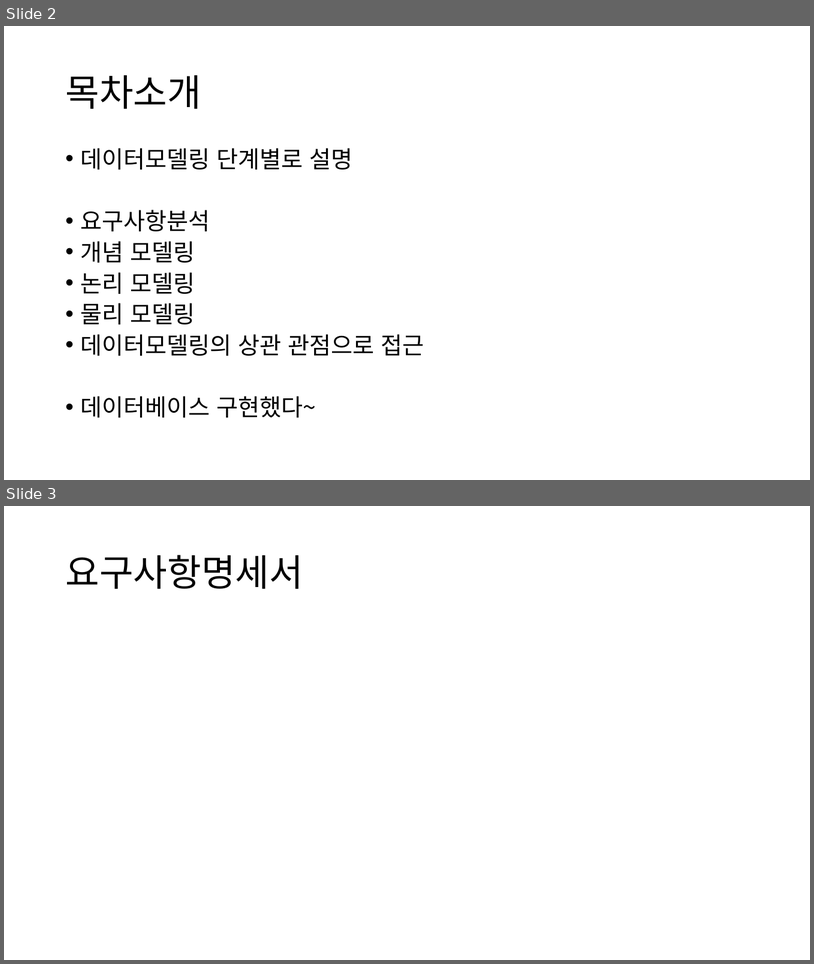
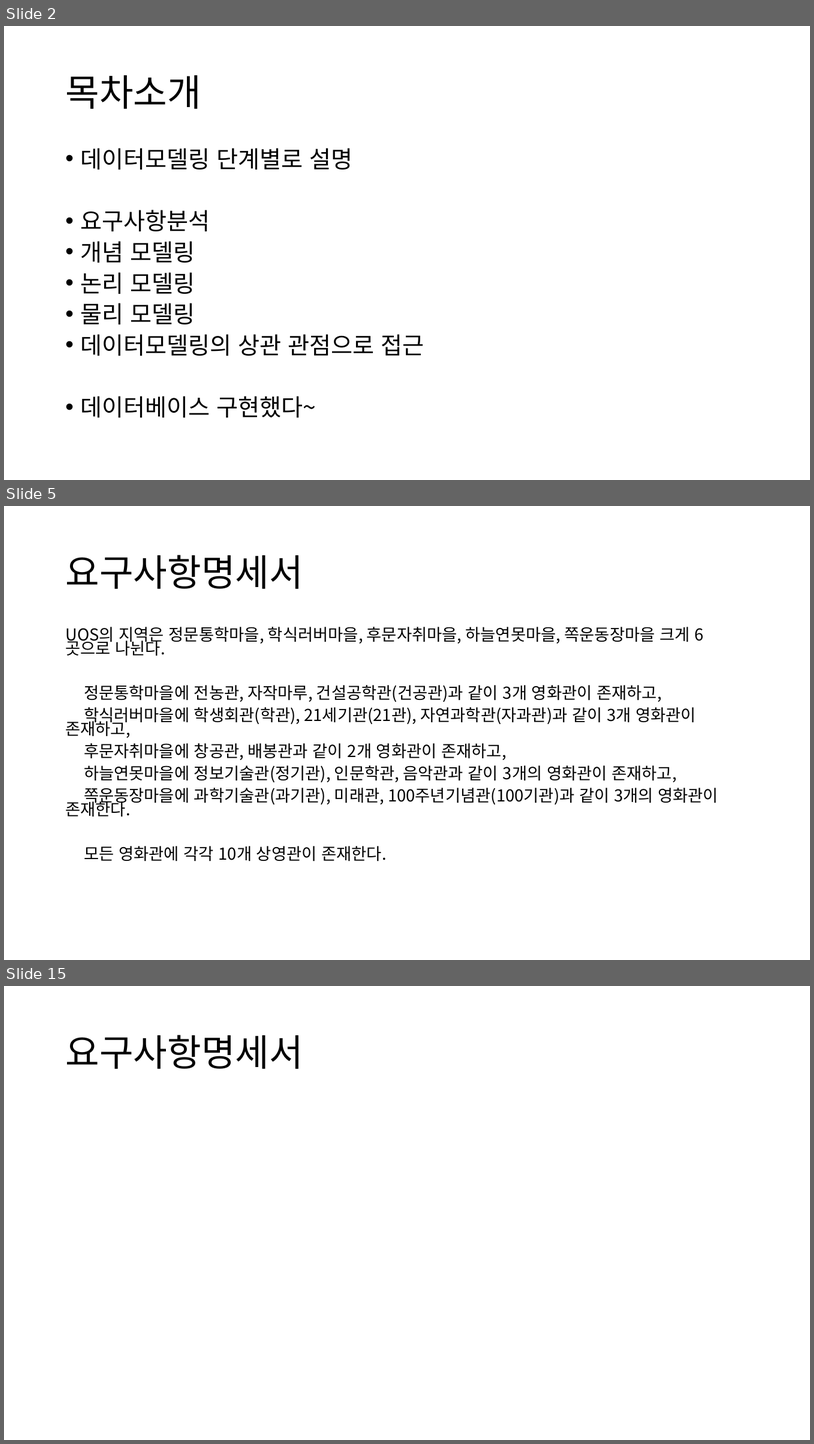
Before and after one commit to Cinema-System/My-Cinema, a slide deck: 중간발표/다은발표준비.pptx. Shown one above the other, each under a label of ours: slides 2 and 3 before the commit, slides 2, 5 and 15 after it; the slides between them are not shown. The pictures are 814x964 and 814x1444 pixels, drawn with LibreOffice and Linux fonts; fonts in the diff are those of the drawing. Boxes give left, top, right and bottom in pixels: in the first picture for what was removed or moved away, otherwise in the second. Text is boxed around its words. In the diff, an @@ line names an element or a change of style, - is before the commit and + after.

```diff
--- a/중간발표/다은발표준비.pptx
+++ b/중간발표/다은발표준비.pptx
@@ slide 5 added at (4,506,810,960), background #FFFFFF @@
@@ title added at (65,555,303,589), 44 pt, text #000000 @@
+요구사항명세서
@@ text added at (65,627,719,861), 19.6 pt, text #000000 @@
+UOS의 지역은 정문통학마을, 학식러버마을, 후문자취마을, 하늘연못마을, 쪽운동장마을 크게 6곳으로 나뉜다.
+정문통학마을에 전농관, 자작마루, 건설공학관(건공관)과 같이 3개 영화관이 존재하고,
+학식러버마을에 학생회관(학관), 21세기관(21관), 자연과학관(자과관)과 같이 3개 영화관이 존재하고,
+후문자취마을에 창공관, 배봉관과 같이 2개 영화관이 존재하고,
+하늘연못마을에 정보기술관(정기관), 인문학관, 음악관과 같이 3개의 영화관이 존재하고,
+쪽운동장마을에 과학기술관(과기관), 미래관, 100주년기념관(100기관)과 같이 3개의 영화관이 존재한다.
+모든 영화관에 각각 10개 상영관이 존재한다.
@@ what was slide 3 is now slide 15 @@
```
Also in this commit, not shown: 13 other slides added, 2 other files.
